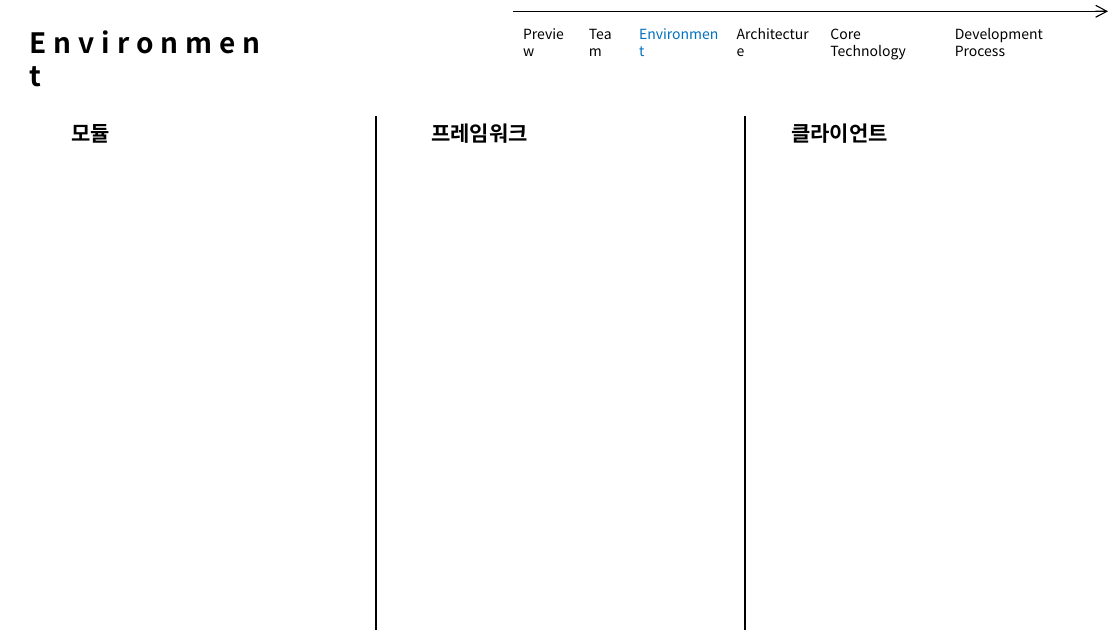
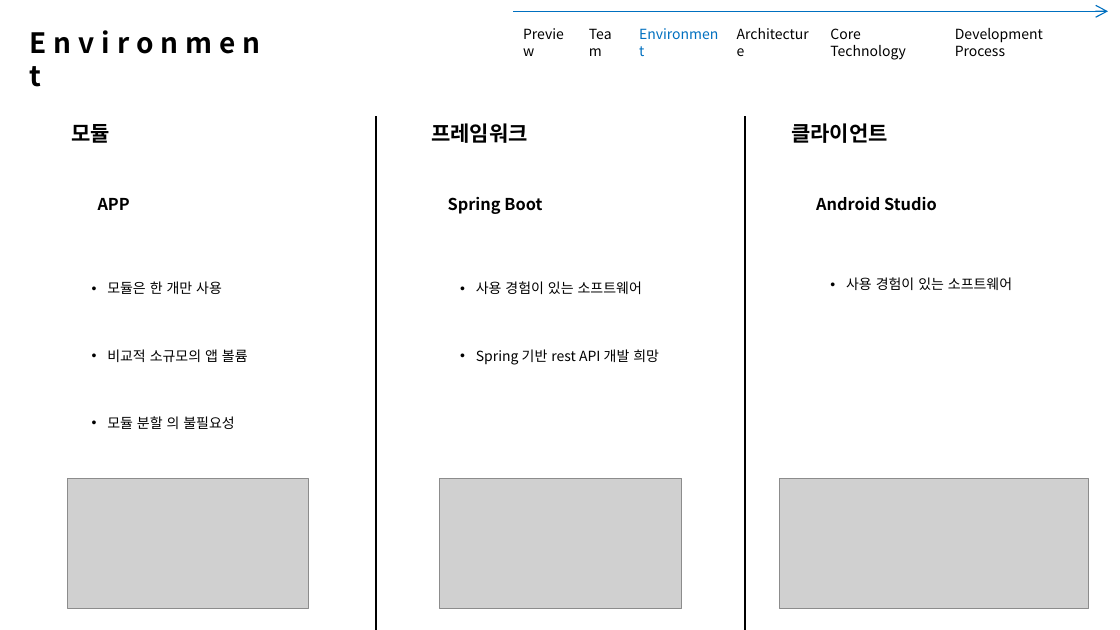
Before and after one commit to VanSubstance/doubleSlash_06, a slide deck: slide 4 of Datas/개발 발표안 1차.pptx. Drawn at 1120x630 pixels with LibreOffice and Linux fonts; fonts in the diff are those of the drawing; grey boxes stand for pictures. Boxes give left, top, right and bottom in pixels: in the first picture for what was removed or moved away, otherwise in the second. Text is boxed around its words. In the diff, an @@ line names an element or a change of style, - is before the commit and + after.

Commit message:
개발 ppt 1차 정리 끝

```diff
--- a/Datas/개발 발표안 1차.pptx
+++ b/Datas/개발 발표안 1차.pptx
@@ arrow (513, 11) - (1108, 11): stroke #000000 1 pt to #002A49 1 pt @@
@@ text added at <box>98,198,130,210</box>, 14 pt, text #000000, bold @@
+APP
@@ text added at <box>448,197,542,214</box>, 14 pt, text #000000, bold @@
+Spring Boot
@@ text added at <box>816,197,937,211</box>, 14 pt, text #000000, bold @@
+Android Studio
@@ text added at <box>107,281,248,429</box>, 12 pt, text #000000 @@
+• 모듈은 한 개만 사용
+• 비교적 소규모의 앱 볼륨
+• 모듈 분할 의 불필요성
@@ text added at <box>476,281,659,365</box>, 12 pt, text #000000 @@
+• 사용 경험이 있는 소프트웨어
+• Spring 기반 rest API 개발 희망
@@ text added at <box>846,277,1012,290</box>, 12 pt, text #000000 @@
+• 사용 경험이 있는 소프트웨어
@@ picture added at <box>68,478,308,608</box> @@
@@ picture added at <box>439,478,682,608</box> @@
@@ picture added at <box>779,478,1089,608</box> @@
```
Also in this commit, not shown: 8 other slides changed, 1 slide removed.
